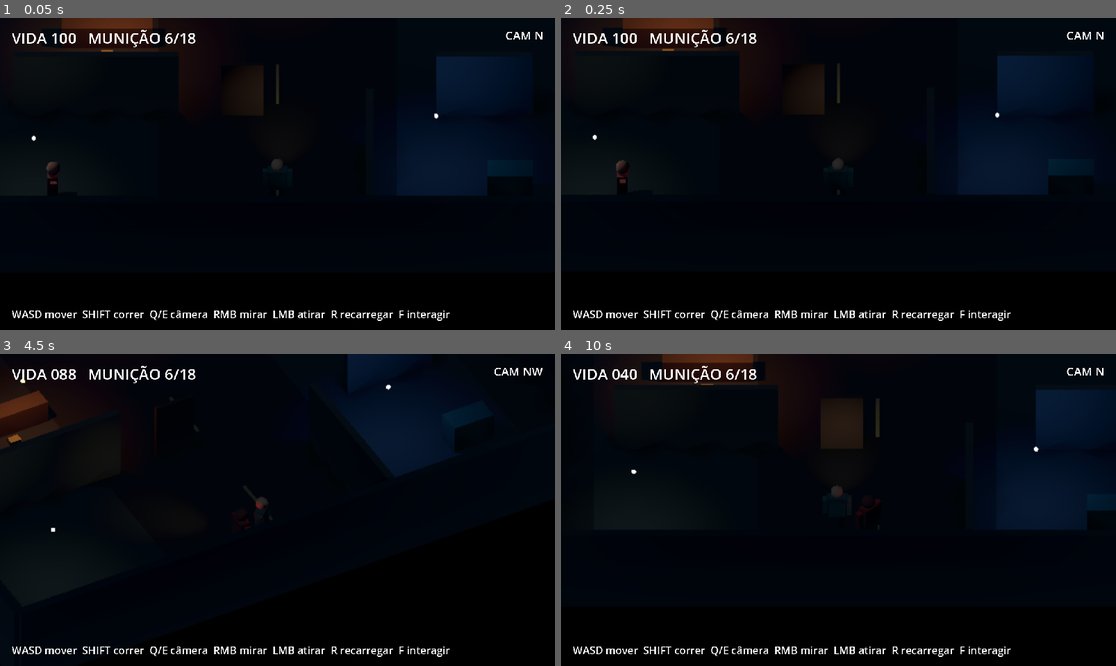
Above: before the commit, frames 1-4 (two rows, left to right).
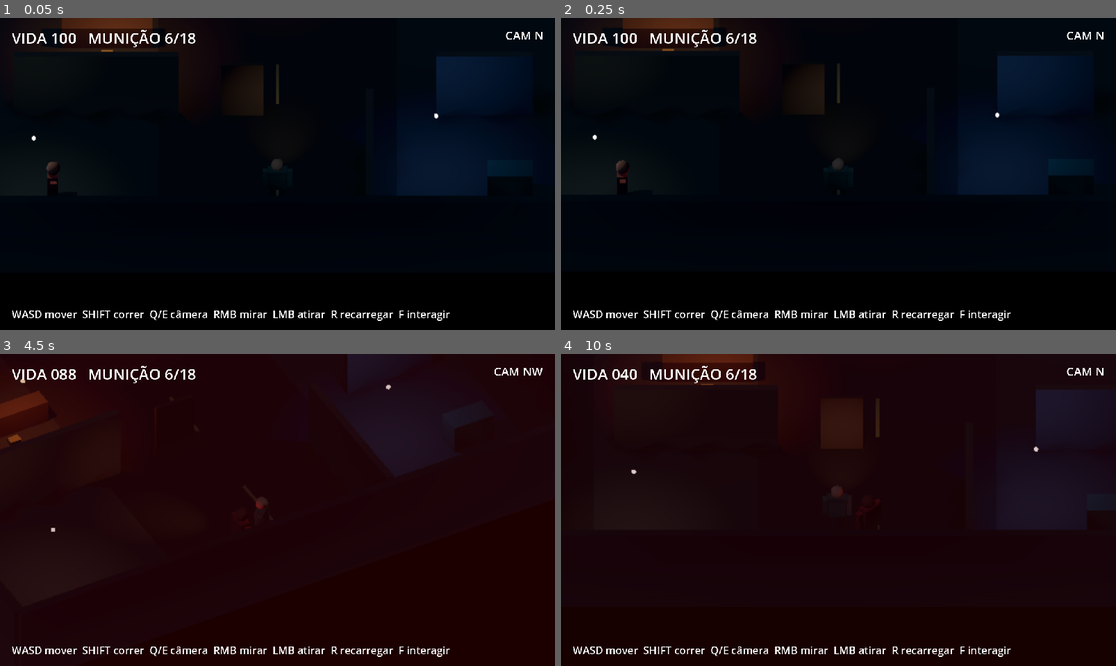
Above: after the commit, the same moments.

Repository: lloupp/night-shift
Game: Godot game, scene res://scenes/main.tscn
The game is run twice, just before and just after one commit, with the same random seed, the same clock (stepped at 60 frames per second) and the same inputs.
Inputs (mouse positions are in pixels of both pictures, inside the frame that each line leads up to):
- Up to frame 1 (0.05 s): no input
- Up to frame 2 (0.25 s): no input
- Up to frame 3 (4.5 s): tap Enter at 0.5 s; move the mouse to (399, 494) at 0.52 s; hold D 0.53-1.28 s; tap Q at 0.6, 4.35 s; click (399, 494) at 0.67 s; move the mouse to (166, 525) at 1.27 s; hold S 1.28-2.03 s; tap E at 1.35 s; click (166, 525) at 1.42 s; move the mouse to (333, 441) at 2.02 s; hold D 2.03-2.78 s; tap F at 2.1 s; click (333, 441) at 2.17 s; move the mouse to (249, 572) at 2.77 s; hold W 2.78-3.53 s; tap R at 2.85 s; click (249, 572) at 2.92 s; move the mouse to (444, 556) at 3.52 s; hold Shift 3.53-4.28 s; hold A from 3.53 s (still down); click (444, 556) at 3.67 s; move the mouse to (111, 463) at 4.27 s; click (111, 463) at 4.42 s
- Up to frame 4 (10 s): move the mouse to (866, 510) at 5.02 s; release A at 5.03 s; hold S 5.03-5.78 s; tap one key every 0.75 s from 5.1 s: E F R Shift Q E F; click (866, 510) at 5.17 s; move the mouse to (755, 432) at 5.77 s; hold D 5.78-6.53 s; click (755, 432) at 5.92 s; move the mouse to (960, 494) at 6.52 s; hold W 6.53-7.28 s; click (960, 494) at 6.67 s; move the mouse to (727, 525) at 7.27 s; hold D 7.28-8.03 s; click (727, 525) at 7.42 s; move the mouse to (894, 441) at 8.02 s; hold S 8.03-8.78 s; click (894, 441) at 8.17 s; move the mouse to (810, 572) at 8.77 s; hold A 8.78-9.53 s; click (810, 572) at 8.92 s; move the mouse to (1005, 556) at 9.52 s; hold W from 9.53 s (still down); click (1005, 556) at 9.67 s

The runs differ from the first frame. In frame 3, 93% of the frame differs, in the area x 0-100%, y 0-100%; in frame 4, less than 0.1%.

Commit message:
feat: integrate combat feedback and atmospheric flicker

Diff:
--- a/scripts/main.gd
+++ b/scripts/main.gd
@@ -4,12 +4,14 @@
 const EnemyClass = preload("res://scripts/enemy.gd")
 const DoorClass = preload("res://scripts/door.gd")
 const AmmoClass = preload("res://scripts/ammo_pickup.gd")
+const PresentationFXClass = preload("res://scripts/presentation_fx.gd")
 
 const CAMERA_DIRECTIONS := ["N", "NE", "E", "SE", "S", "SW", "W", "NW"]
 
 var player: SurvivorPlayer
 var camera_pivot: Node3D
 var camera: Camera3D
+var fx: PresentationFX
 var camera_step := 0
 var camera_target_angle := 0.0
 var camera_follow_position := Vector3.ZERO
@@ -18,10 +20,15 @@
 var message_label: Label
 var camera_angle_label: Label
 var crosshair: Label
+var damage_overlay: ColorRect
 var message_timer := 0.0
+var damage_flash := 0.0
+var crosshair_feedback_timer := 0.0
 var current_interactable: Node
 var pending_shot := false
 var occluded_bodies: Array[Node3D] = []
+var flicker_lamps: Array[OmniLight3D] = []
+var flicker_clock := 0.0
 
 func _ready() -> void:
 	_build_environment()
@@ -29,9 +36,11 @@
 	_spawn_player()
 	_spawn_gameplay_objects()
 	_build_camera()
+	_build_presentation_fx()
 	_build_ui()
 	camera_follow_position = player.global_position + Vector3(0, 0.72, 0)
 	player.stats_changed.connect(_update_status)
+	player.damaged.connect(_on_player_damaged)
 	player.died.connect(_on_player_died)
 	_update_status()
 	_update_camera_angle_label()
@@ -47,6 +56,9 @@
 	_update_camera_occlusion()
 	_update_aim()
 	_update_interaction_prompt()
+	_update_lamp_flicker(delta)
+	_update_damage_feedback(delta)
+	_update_crosshair_feedback(delta)
 	if pending_shot:
 		pending_shot = false
 		_fire()
@@ -128,9 +140,9 @@
 	_add_decor_box("WestAwning", Vector3(4.2, 0.12, 1.1), Vector3(-7.2, 2.65, -4.05), Color(0.27, 0.09, 0.08))
 	_add_decor_box("EastSign", Vector3(2.2, 0.18, 0.12), Vector3(7.4, 2.4, -4.35), Color(0.11, 0.34, 0.31))
 
-	_add_lamp(Vector3(-5.6, 2.65, -1.6), Color(1.0, 0.58, 0.31), 4.2)
+	_add_lamp(Vector3(-5.6, 2.65, -1.6), Color(1.0, 0.58, 0.31), 4.2, true)
 	_add_lamp(Vector3(5.6, 2.65, 4.8), Color(0.40, 0.62, 1.0), 2.8)
-	_add_lamp(Vector3(0.0, 3.4, -5.8), Color(0.78, 0.48, 0.25), 2.2)
+	_add_lamp(Vector3(0.0, 3.4, -5.8), Color(0.78, 0.48, 0.25), 2.2, true)
 	_add_lamp(Vector3(-8.6, 2.8, 6.2), Color(0.72, 0.78, 0.68), 1.6)
 
 func _spawn_player() -> void:
@@ -155,6 +167,7 @@
 		enemy.name = "Stalker"
 		enemy.position = spawn_position
 		enemy.target = player
+		enemy.died.connect(_on_enemy_died)
 		add_child(enemy)
 
 func _build_camera() -> void:
@@ -170,10 +183,24 @@
 	camera.look_at(Vector3(0, 0.55, 0), Vector3.UP)
 	camera.current = true
 
+func _build_presentation_fx() -> void:
+	fx = PresentationFXClass.new()
+	fx.name = "PresentationFX"
+	add_child(fx)
+	fx.configure_camera(camera)
+
 func _build_ui() -> void:
 	var ui := CanvasLayer.new()
 	ui.name = "HUD"
 	add_child(ui)
+
+	damage_overlay = ColorRect.new()
+	damage_overlay.position = Vector2.ZERO
+	damage_overlay.size = Vector2(480, 270)
+	damage_overlay.mouse_filter = Control.MOUSE_FILTER_IGNORE
+	damage_overlay.color = Color(0.42, 0.01, 0.005, 0.0)
+	ui.add_child(damage_overlay)
+
 	status_label = Label.new()
 	status_label.position = Vector2(10, 8)
 	status_label.add_theme_font_size_override("font_size", 13)
@@ -250,14 +277,19 @@
 	visual.mesh = box
 	add_child(visual)
 
-func _add_lamp(position: Vector3, color: Color, energy: float) -> void:
+func _add_lamp(position: Vector3, color: Color, energy: float, flicker: bool = false) -> void:
 	var lamp := OmniLight3D.new()
 	lamp.position = position
 	lamp.light_color = color
 	lamp.light_energy = energy
 	lamp.omni_range = 6.2
 	lamp.shadow_enabled = true
+	lamp.set_meta("base_energy", energy)
+	lamp.set_meta("flicker_phase", randf_range(0.0, 4.0))
 	add_child(lamp)
+	if flicker:
+		flicker_lamps.append(lamp)
+
 	var fixture := MeshInstance3D.new()
 	var mesh := SphereMesh.new()
 	mesh.radius = 0.08
@@ -339,11 +371,49 @@
 		if player.aiming and player.ammo == 0:
 			_show_message("Sem munição — R para recarregar")
 		return
+
+	if is_instance_valid(fx):
+		fx.muzzle_flash(player.get_muzzle_position())
+		fx.add_camera_trauma(0.16)
+	crosshair.text = "×"
+	crosshair.modulate = Color(1.0, 0.72, 0.34)
+	crosshair_feedback_timer = 0.09
+
 	var hit := _mouse_raycast()
 	if not hit.is_empty():
 		var collider: Object = hit.collider
-		if collider.has_method("take_damage"):
+		var enemy_hit := collider.has_method("take_damage")
+		if is_instance_valid(fx):
+			fx.impact(hit.position, enemy_hit)
+		if enemy_hit:
 			collider.take_damage(1)
+			if is_instance_valid(fx):
+				fx.add_camera_trauma(0.05)
+
+func _update_lamp_flicker(delta: float) -> void:
+	flicker_clock += delta
+	for lamp in flicker_lamps:
+		if not is_instance_valid(lamp):
+			continue
+		var base_energy := float(lamp.get_meta("base_energy", lamp.light_energy))
+		var phase := float(lamp.get_meta("flicker_phase", 0.0))
+		var wave := 0.91 + sin(flicker_clock * 11.0 + phase) * 0.09
+		var dropout := 0.38 if fmod(flicker_clock + phase, 4.1) < 0.045 else 1.0
+		lamp.light_energy = base_energy * maxf(0.20, wave * dropout)
+
+func _update_damage_feedback(delta: float) -> void:
+	if damage_flash > 0.0:
+		damage_flash = maxf(0.0, damage_flash - delta * 2.8)
+	if is_instance_valid(damage_overlay):
+		damage_overlay.color = Color(0.42, 0.01, 0.005, damage_flash * 0.34)
+
+func _update_crosshair_feedback(delta: float) -> void:
+	if crosshair_feedback_timer > 0.0:
+		crosshair_feedback_timer = maxf(0.0, crosshair_feedback_timer - delta)
+		return
+	if is_instance_valid(crosshair):
+		crosshair.text = "+"
+		crosshair.modulate = Color.WHITE
 
 func _update_interaction_prompt() -> void:
 	current_interactable = null
@@ -382,6 +452,16 @@
 	message_label.text = text
 	message_timer = 1.6
 
+func _on_player_damaged(_amount: int) -> void:
+	damage_flash = 1.0
+	if is_instance_valid(fx):
+		fx.add_camera_trauma(0.34)
+
+func _on_enemy_died(world_position: Vector3) -> void:
+	if is_instance_valid(fx):
+		fx.death_burst(world_position)
+		fx.add_camera_trauma(0.10)
+
 func _on_player_died() -> void:
 	player.set_physics_process(false)
 	_show_message("VOCÊ NÃO SOBREVIVEU — reinicie a cena")
